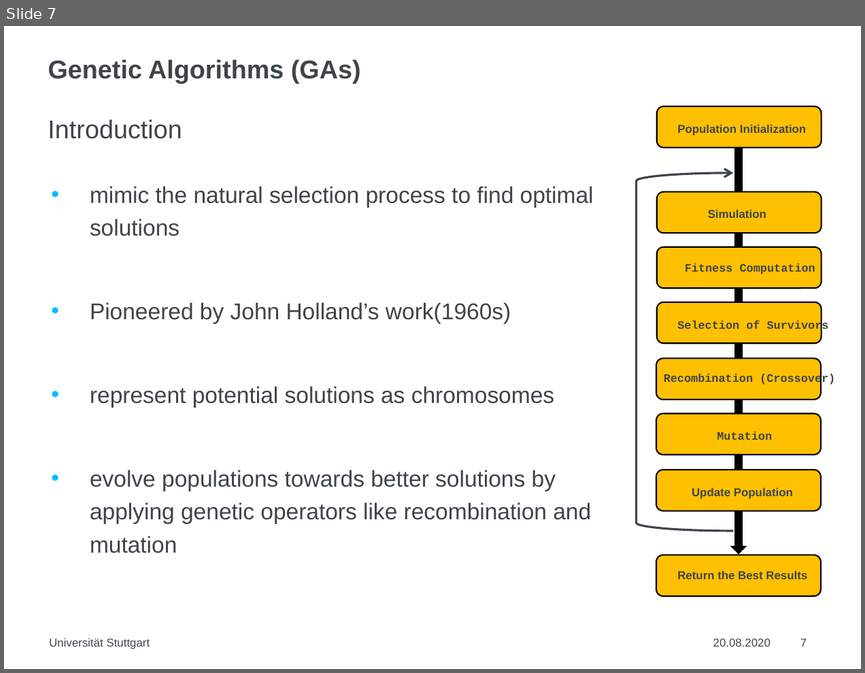
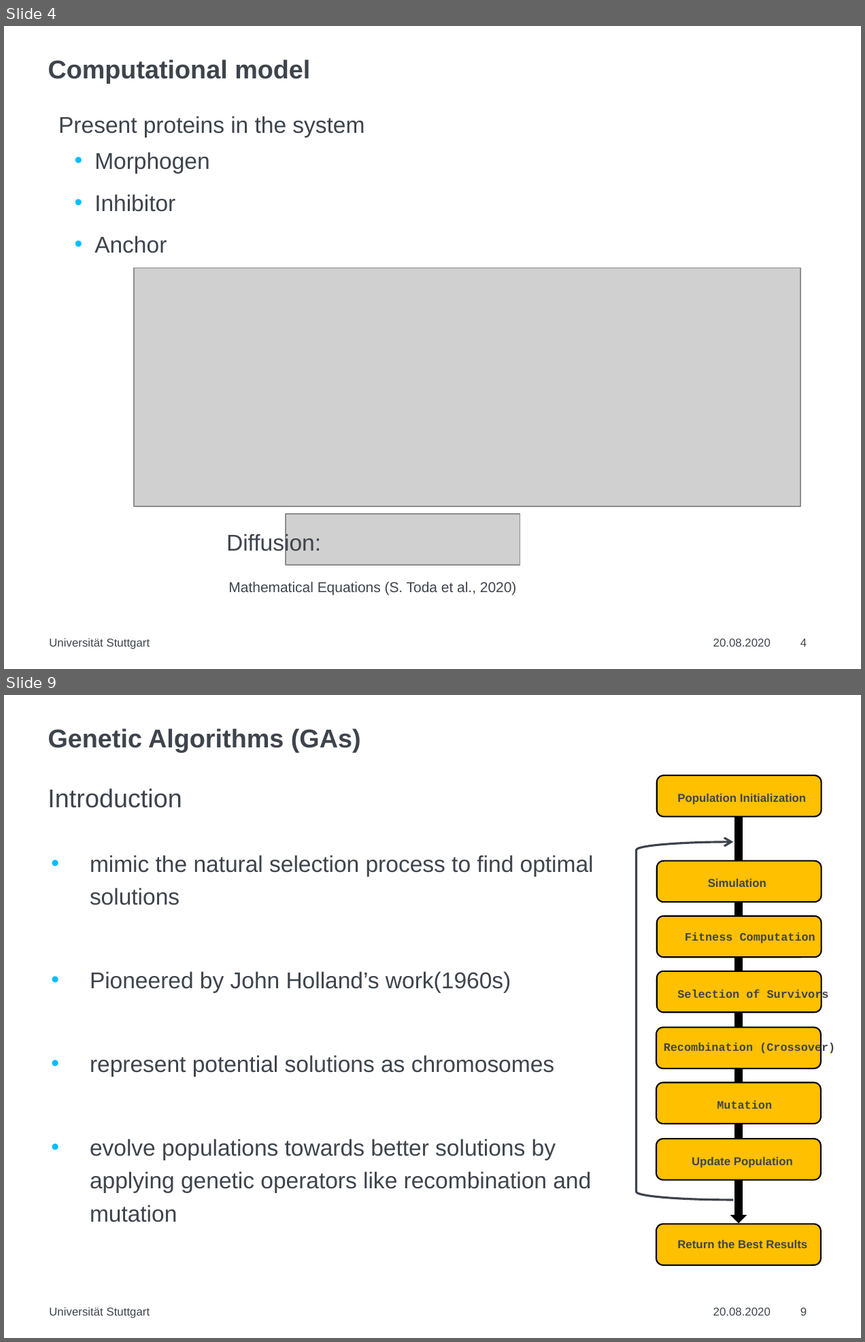
Before and after one commit to LoqmanSamani/grn-designer, a slide deck: mp_present.pptx. Shown one above the other, each under a label of ours: slide 7 before the commit, slides 4 and 9 after it; the slides between them are not shown. The pictures are 865x673 and 865x1342 pixels, drawn with LibreOffice and Linux fonts; fonts in the diff are those of the drawing; grey boxes stand for pictures. Boxes give left, top, right and bottom in pixels: in the first picture for what was removed or moved away, otherwise in the second. Text is boxed around its words. In the diff, an @@ line names an element or a change of style, - is before the commit and + after.

Commit message:
mp_present.pptx has been updated

```diff
--- a/mp_present.pptx
+++ b/mp_present.pptx
@@ slide 4 added at [4, 26, 861, 669], background #FFFFFF @@
@@ title added at [48, 59, 310, 84], 18 pt, text #3E444C, bold @@
+Computational model
@@ text added at [58, 116, 364, 137], 16 pt, text #3E444C @@
+Present proteins in the system
@@ text added at [94, 152, 210, 253], 16 pt, text #3E444C @@
+• Morphogen
+• Inhibitor
+• Anchor
@@ picture added at [134, 267, 800, 506] @@
@@ picture added at [286, 514, 520, 565] @@
@@ text added at [226, 532, 321, 554], 16 pt, text #3E444C @@
+Diffusion:
@@ text added at [228, 581, 517, 594], 10 pt, text #3E444C @@
+Mathematical Equations (S. Toda et al., 2020)
@@ text added at [49, 638, 150, 649], 8 pt, text #3E444C @@
+Universität Stuttgart
@@ text added at [713, 638, 770, 646], 8 pt, text #3E444C @@
+20.08.2020
@@ page number added at [800, 638, 806, 646], 8 pt, text #3E444C @@
+4
@@ what was slide 7 is now slide 9 @@
@@ page number at [800, 1307, 806, 1315]: text changed @@
-7
+9
```
Also in this commit, not shown: 2 slides changed, 3 other slides added, 2 slides removed.
